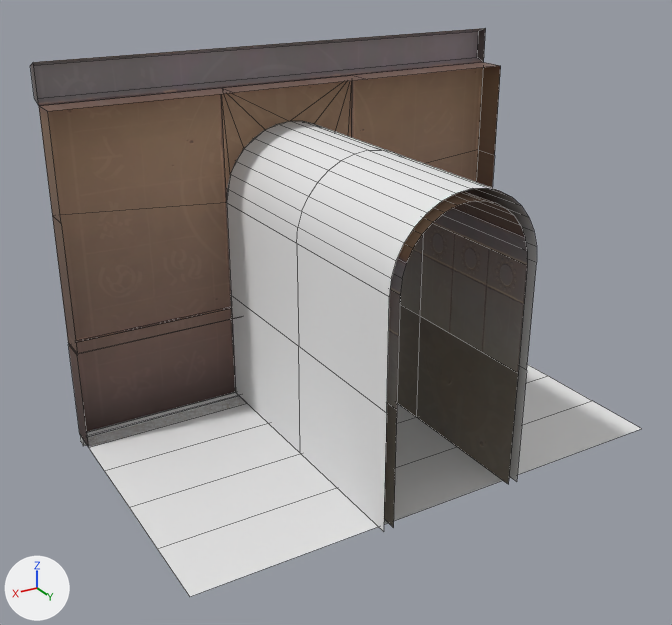
An edit to the FBX model Assets/Scenes/Environment Assets/Player Hub/FBX/Game Ready/prop_Arena Door.fbx, drawn before and after from the same camera.
One viewpoint serves both versions: a 50 mm lens placed at (23.4, 44.0, 25.4), pointed at (1.6, 7.6, 7.2). Arrows for +X, +Y and +Z are at lower left; the lights stay in place. Mesh edges are drawn as thin lines. Where no turn or scale is listed for an object, it has been applied to the vertices. Vertices at the same position are counted once.

In view in the first picture: 'prop_Arena Door'.
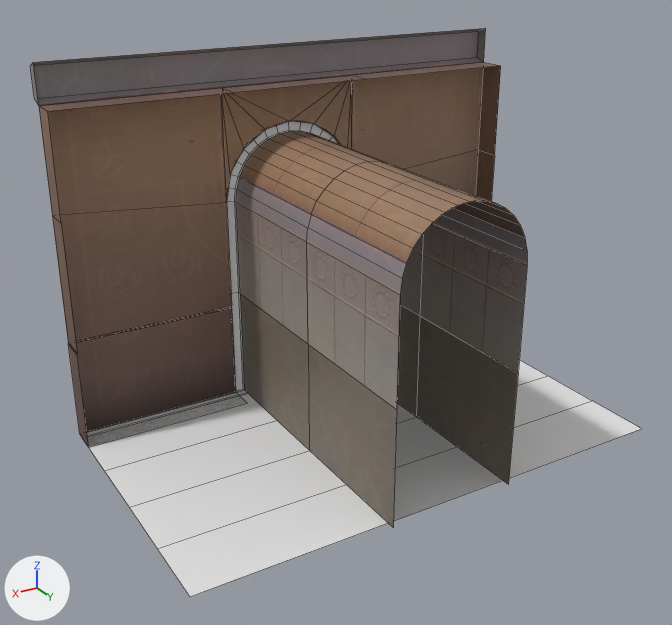
The edits, one by one:
me_cube_122 is used by ob_prop_arena_door; location (0.0, 0.0, 0.0).
me_cube_122 had 252 vertices, 198 faces and spanned x -13.0..13.0, y -0.5..15.5, z -0.5..19.2.
me_cube_122 now has 199 vertices, 146 faces and spans x -13.0..13.0, y -0.5..15.5, z 0.0..19.2.
Part 1, on me_cube_122:
55 vertices are removed from x -13.0..13.0, y 0.2..15.5, z -0.5..15.2.
54 faces are deleted.
2 vertices are added at (-13.0, 0.6, 0.0), (13.0, 0.6, 0.0).
2 new faces join them, mat_t_trimsheet_gold (its picture is missing).
me_cube_122 part 2: 12 kept faces spanning x -13.0..13.0, y -0.5..1.7, z 0.0..19.2 get new texture (UV) coordinates.

Location of each change, (x1, y1, x2, y2) in pixels of the pictures (672 x 625 px):
part 1 of me_cube_122, cut back
    before: (77, 121, 537, 532)
    after: (87, 390, 248, 437)
part 2 of me_cube_122, surface changed
    both: (30, 28, 500, 446)
